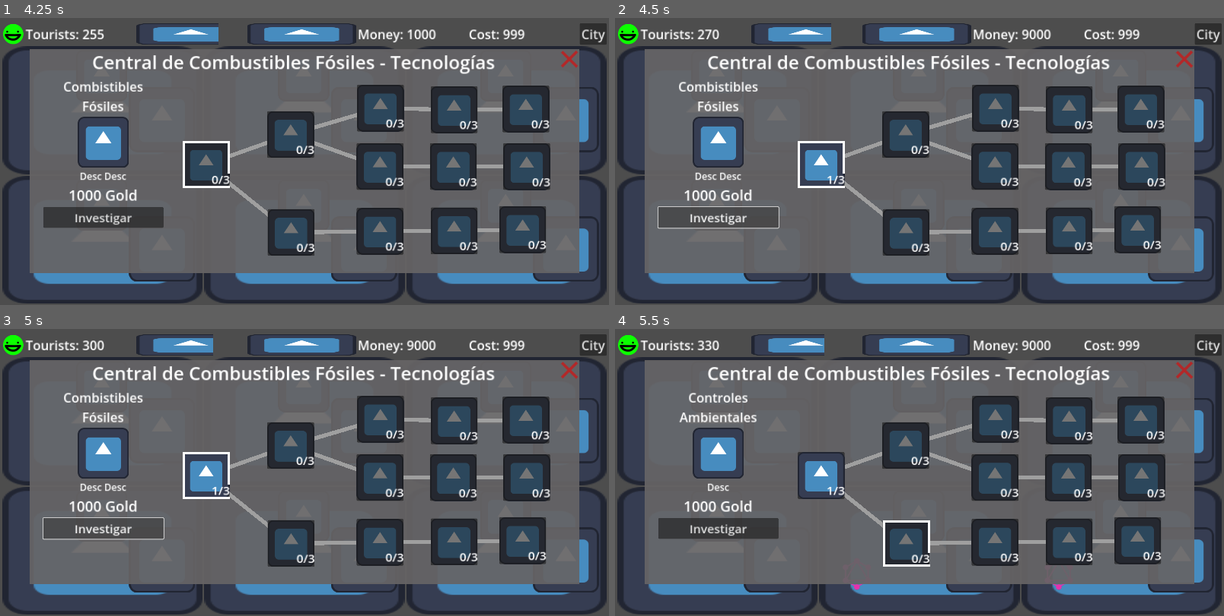
Above: before the commit, frames 1-4 (two rows, left to right).
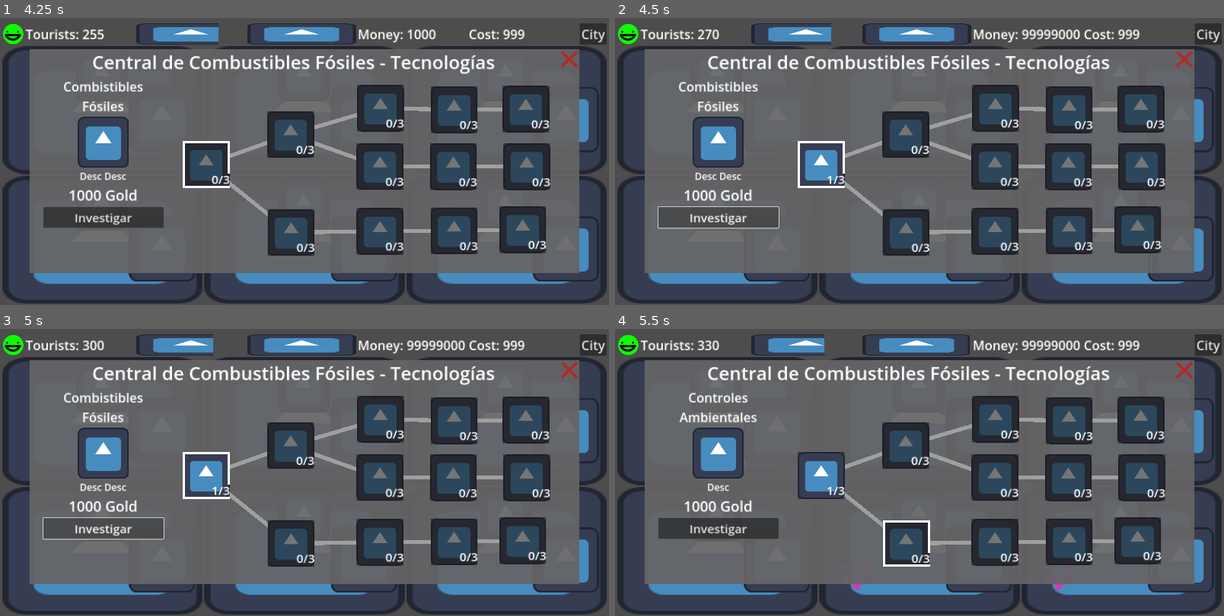
Above: after the commit, the same moments.

Repository: daniel-macias/energy-game
Game: Godot game, scene res://scenes/game.tscn
Same seed, same stepped clock (60 frames per second), same inputs: the game is played once before the commit and once after it. The engine's default icon, where the game draws it, is replaced by a stand-in: a white triangle on a blue panel in a dark square.
Inputs (mouse positions are in pixels of both pictures, inside the frame that each line leads up to):
- Up to frame 1 (4.25 s): click "City" at 0.5 s; click (103, 75) at 1.27 s; click "Ver Árbol Tecnológico" at 2 s; click (164, 118) at 2.77 s; click (207, 164) at 3.5 s
- Up to frame 2 (4.5 s): click "Investigar" at 4.25 s
- Up to frame 3 (5 s): no input
- Up to frame 4 (5.5 s): click (907, 544) at 5 s

Frame 1 is identical in both runs. In frame 2, 0.2% of the frame differs, in the area x 68-77%, y 3-8%; in frame 3, 0.2%; in frame 4, 0.2%.

Commit message:
added starting variables for each type of energy

Diff:
--- a/scenes/game.tscn
+++ b/scenes/game.tscn
@@ -98,34 +98,72 @@
 
 [node name="Control" parent="VBoxContainer/GridContainer" instance=ExtResource("2_ylmqk")]
 layout_mode = 2
+clicker_reward = 15
 energy_type = "Central de Combustibles Fósiles"
 plant_amount = 1
 id = 0
+contaminationIndex = 1.5
+happinessIndex = -0.3
+wattageIndex = 1.5
 
 [node name="Control2" parent="VBoxContainer/GridContainer" instance=ExtResource("2_ylmqk")]
 layout_mode = 2
-energy_type = "Central Hydroeléctrica"
+notification_reward = 60
+clicker_reward = 20
+energy_type = "Central Hidroeléctrica"
+plant_cost = 1200
+remove_plant_refund = 800
 id = 1
+contaminationIndex = 0.3
+happinessIndex = 0.2
+wattageIndex = 1.2
 
 [node name="Control3" parent="VBoxContainer/GridContainer" instance=ExtResource("2_ylmqk")]
 layout_mode = 2
+notification_reward = 40
 energy_type = "Central Eólica"
+plant_cost = 1000
+remove_plant_refund = 600
 id = 2
+contaminationIndex = 0.1
+happinessIndex = -0.1
+wattageIndex = 0.8
 
 [node name="Control4" parent="VBoxContainer/GridContainer" instance=ExtResource("2_ylmqk")]
 layout_mode = 2
+notification_reward = 45
+clicker_reward = 12
 energy_type = "Central Solar"
+plant_cost = 1200
+remove_plant_refund = 800
 id = 3
+contaminationIndex = 0.05
+happinessIndex = 0.3
+wattageIndex = 0.7
 
 [node name="Control5" parent="VBoxContainer/GridContainer" instance=ExtResource("2_ylmqk")]
 layout_mode = 2
+notification_reward = 55
+clicker_reward = 18
 energy_type = "Central Geotérmica"
+plant_cost = 2000
+remove_plant_refund = 1000
 id = 4
+contaminationIndex = 0.2
+happinessIndex = 0.1
 
 [node name="Control6" parent="VBoxContainer/GridContainer" instance=ExtResource("2_ylmqk")]
 layout_mode = 2
+notification_reward = 80
+clicker_reward = 25
 energy_type = "Central Nuclear"
+plant_cost = 3500
+remove_plant_refund = 2000
+cost_increase_per_plant = 200
 id = 5
+contaminationIndex = 0.5
+happinessIndex = 0.2
+wattageIndex = 2.5
 
 [node name="TreeContainer" type="PanelContainer" parent="."]
 visible = false
--- a/scripts/GameManager.gd
+++ b/scripts/GameManager.gd
@@ -8,7 +8,7 @@
 var wattage = 100  # 0 to 100 (current wattage usage as a percentage of capacity)
 var wattage_capacity = 1000  # Max wattage capacity (can be increased with upgrades)
 var cleanliness = 100  # 0 to 100
-var money = 10000
+var money = 100000000
 var cost = 0
 var rooms = []
 var currently_selected_room = -1  # -1 means no room is currently selected
@@ -232,7 +232,7 @@
 	match energy_type:
 		"Central de Combustibles Fósiles":
 			switch_tree(fossilTree)
-		"Central Hydroeléctrica":
+		"Central Hidroeléctrica":
 			switch_tree(hydroTree)
 		"Central Eólica":
 			switch_tree(windTree)
--- a/scripts/Room.gd
+++ b/scripts/Room.gd
@@ -13,10 +13,11 @@
 @export var id = -1
 
 #these are the default indexes the plants provide without modifications
-@export var contaminationIndex = 1;
-@export var happinessIndex = 1;
-@export var wattageIndex = 1;
-@export var costIndex = 1; #maybe
+@export var contaminationIndex = 1.0;
+@export var happinessIndex = 1.0;
+@export var wattageIndex = 1.0;
+
+@export var costIndex = 1.0; #maybe
 
 # Node references
 @onready var notification_button = $Notification
